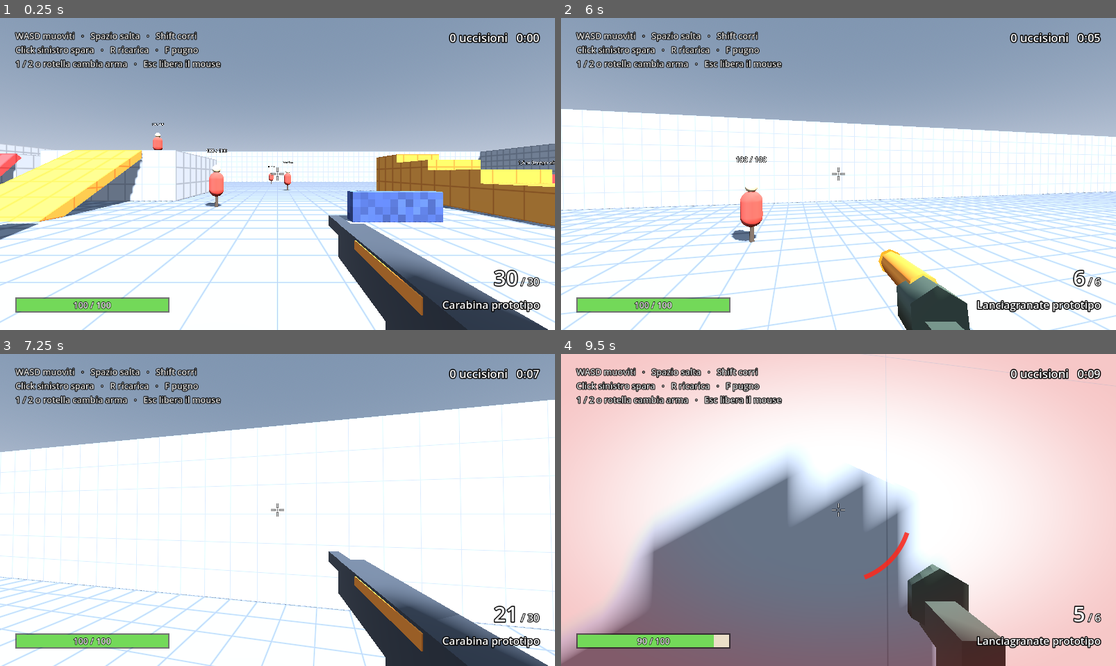
Above: before the commit, frames 1-4 (two rows, left to right).
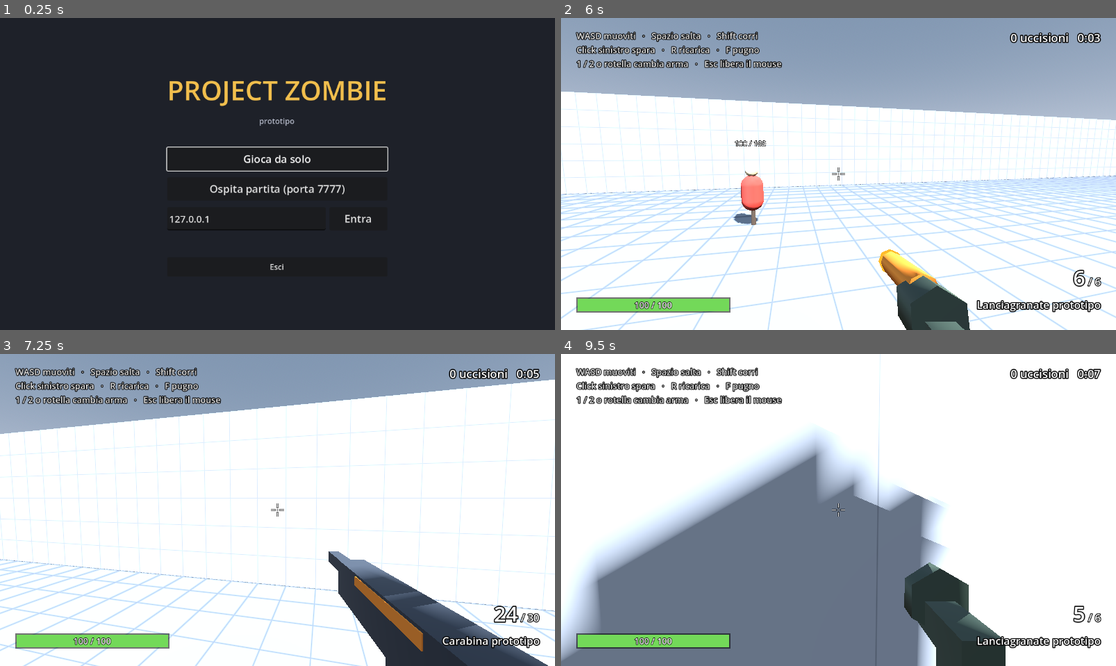
Above: after the commit, the same moments.

Repository: AntoSeguino2018/Project-Zombie
Game: Godot game, scene res://game/ui/main_menu.tscn
The game is run twice, just before and just after one commit, with the same random seed, the same clock (stepped at 60 frames per second) and the same inputs. Before the commit the project starts from res://game/levels/test_level.tscn.
Inputs (mouse positions are in pixels of both pictures, inside the frame that each line leads up to):
- Up to frame 1 (0.25 s): no input
- Up to frame 2 (6 s): click (838, 189) at 0.5 s, where only the run after the commit has a clickable "Ospita partita (porta 7777)"; click (921, 217) at 1.25 s, where only the run after the commit has a clickable "Entra"; click (838, 158) at 2 s, where only the run after the commit has a clickable "Gioca da solo"; tap Enter at 2.75 s; move the mouse to (866, 174) at 2.77 s; press the mouse at (866, 174) at 2.78 s; hold W (move_forward) from 2.78 s (still down); tap Space (jump) at 3.02, 3.77, 5.27 s; move the mouse to (810, 174) at 3.52 s; release the mouse at (810, 174) at 3.53 s; tap F (melee) at 3.6 s; move the mouse to (849, 167) at 4.27 s; hold Shift (sprint) 4.28-5.03 s; move the mouse to (832, 180) at 5.02 s; tap 1 (weapon_1) at 5.1 s; move the mouse to (877, 177) at 5.77 s; hold 2 (weapon_2) from 5.78 s (still down)
- Up to frame 3 (7.25 s): keep holding W (move_forward); tap Space (jump) at 6.02, 6.77 s; tap R (reload) at 6.4 s; move the mouse to (233, 506) at 6.52 s; release 2 (weapon_2) at 6.53 s; tap Mouse wheel down (weapon_next) at 6.6 s
- Up to frame 4 (9.5 s): move the mouse to (844, 510) at 7.27 s; hold Mouse wheel up (weapon_prev) 7.28-8.03 s; move the mouse to (816, 503) at 8.02 s; release W (move_forward) at 8.03 s; hold D (move_right) 8.03-8.78 s; click (816, 503) at 8.1 s; tap Space (jump) at 8.27, 9.02 s; move the mouse to (866, 510) at 8.77 s; hold W (move_forward) from 8.78 s (still down); tap F (melee) at 8.85 s

The runs differ from the first frame. In frame 1, 97% of the frame differs, in the area x 0-100%, y 0-100%; in frame 2, 22%; in frame 3, 14%; in frame 4, 48%.
Error after the commit: Cannot call method 'get_nodes_in_group' on a null value. (res://game/levels/level_navigation.gd:72)

Commit message:
Passo 2.1: menu, connessione e giocatori sincronizzati
- Menu principale: solo, ospita (porta 7777), entra via IP
- NetSession: avvio ENet host/client o offline, ritorno al menu con messaggio
- PlayerSpawner: un giocatore per partecipante (fino a 4), autorità sul proprio movimento
- Movimento remoto interpolato, colori per giocatore, visiera e nome
- Niente fuoco amico: colpi hitscan e proiettili attraversano i compagni
- In rete gli zombie sono spenti fino al passo 2.3

Co-Authored-By: Claude Opus 5.5 <noreply@anthropic.com>

Diff:
--- a/game/enemies/enemy_spawner.gd
+++ b/game/enemies/enemy_spawner.gd
@@ -19,7 +19,8 @@
 
 
 func _ready() -> void:
-	if not is_multiplayer_authority():
+	# In rete i nemici arriveranno con il passo 2.3 (simulati dall'host).
+	if not is_multiplayer_authority() or NetSession.is_online():
 		return
 	_timer.one_shot = true
 	_timer.timeout.connect(_on_timer)
--- a/game/levels/test_level.tscn
+++ b/game/levels/test_level.tscn
@@ -12,6 +12,7 @@
 [ext_resource type="PackedScene" path="res://game/enemies/runner.tscn" id="10_runner"]
 [ext_resource type="PackedScene" path="res://game/enemies/brute.tscn" id="11_brute"]
 [ext_resource type="Script" path="res://game/levels/destructible/destructible_blocks.gd" id="12_destructible"]
+[ext_resource type="Script" path="res://game/net/player_spawner.gd" id="13_player_spawner"]
 
 [sub_resource type="ProceduralSkyMaterial" id="ProceduralSkyMaterial_sky"]
 sky_horizon_color = Color(0.66, 0.7, 0.78, 1)
@@ -35,6 +36,11 @@
 
 [node name="TestLevel" type="Node3D"]
 
+[node name="PlayerSpawner" type="MultiplayerSpawner" parent="."]
+spawn_path = NodePath("../Players")
+script = ExtResource("13_player_spawner")
+player_scene = ExtResource("1_player")
+
 [node name="WorldEnvironment" type="WorldEnvironment" parent="."]
 environment = SubResource("Environment_main")
 
@@ -42,8 +48,7 @@
 transform = Transform3D(0.866025, -0.383022, 0.321394, 0, 0.642788, 0.766044, -0.5, -0.663414, 0.556670, 0, 10, 0)
 shadow_enabled = true
 
-[node name="Player" parent="." instance=ExtResource("1_player")]
-transform = Transform3D(1, 0, 0, 0, 1, 0, 0, 0, 1, 0, 0.1, 0)
+[node name="Players" type="Node3D" parent="."]
 
 [node name="Navigation" type="NavigationRegion3D" parent="."]
 navigation_mesh = SubResource("NavigationMesh_level")
--- /dev/null
+++ b/game/net/net_session.gd
@@ -0,0 +1,53 @@
+class_name NetSession
+extends RefCounted
+## Come avviare la prossima partita: da soli, come host o collegandosi a un
+## host. Il menu sceglie la modalità, il livello avvia la connessione all'avvio
+## (così il livello esiste già quando arrivano i giocatori dall'host).
+## Modello di rete: ognuno muove il proprio giocatore, l'host decide tutto il
+## resto (nemici, danni, distruzione, oggetti).
+
+enum Mode { OFFLINE, HOST, JOIN }
+
+const DEFAULT_PORT := 7777
+const MAX_PLAYERS := 4
+const MENU_SCENE := "res://game/ui/main_menu.tscn"
+
+static var mode := Mode.OFFLINE
+static var address := "127.0.0.1"
+static var port := DEFAULT_PORT
+## Messaggio da mostrare nel menu (es. il motivo di una disconnessione).
+static var message := ""
+
+
+## Avvia la sessione scelta sull'API multiplayer indicata.
+static func start(api: MultiplayerAPI) -> Error:
+	match mode:
+		Mode.HOST:
+			var peer := ENetMultiplayerPeer.new()
+			var error := peer.create_server(port, MAX_PLAYERS - 1)
+			if error != OK:
+				return error
+			api.multiplayer_peer = peer
+		Mode.JOIN:
+			var peer := ENetMultiplayerPeer.new()
+			var error := peer.create_client(address, port)
+			if error != OK:
+				return error
+			api.multiplayer_peer = peer
+		_:
+			api.multiplayer_peer = OfflineMultiplayerPeer.new()
+	return OK
+
+
+## Chiude la connessione e torna al menu, mostrando reason.
+static func leave(tree: SceneTree, reason := "") -> void:
+	message = reason
+	mode = Mode.OFFLINE
+	if tree.get_multiplayer().multiplayer_peer:
+		tree.get_multiplayer().multiplayer_peer.close()
+	tree.get_multiplayer().multiplayer_peer = OfflineMultiplayerPeer.new()
+	tree.change_scene_to_file.call_deferred(MENU_SCENE)
+
+
+static func is_online() -> bool:
+	return mode != Mode.OFFLINE
--- /dev/null
+++ b/game/net/player_spawner.gd
@@ -0,0 +1,84 @@
+class_name PlayerSpawner
+extends MultiplayerSpawner
+## Avvia la sessione di rete all'apertura del livello e fa comparire un
+## giocatore per ogni partecipante (da soli: uno solo).
+##
+## Solo l'host crea e toglie i giocatori; MultiplayerSpawner li replica sugli
+## altri, con lo stesso nome (l'id del partecipante, che ne è il proprietario)
+## e la stessa posizione di partenza. Va messo per primo nel livello: così la
+## connessione esiste già quando si preparano gli altri nodi.
+
+@export var player_scene: PackedScene
+## Punto di partenza del primo giocatore; gli altri accanto, a spacing metri.
+@export var spawn_origin := Vector3(0.0, 0.1, 0.0)
+@export var spawn_spacing := 1.5
+
+var _waiting: CanvasLayer
+
+
+func _ready() -> void:
+	spawn_function = _create_player
+	var error := NetSession.start(multiplayer)
+	if error != OK:
+		NetSession.leave(get_tree(), "Impossibile avviare la partita (errore %d)." % error)
+		return
+	if multiplayer.is_server():
+		multiplayer.peer_connected.connect(_add_player)
+		multiplayer.peer_disconnected.connect(_remove_player)
+		_add_player(multiplayer.get_unique_id())
+	else:
+		multiplayer.connection_failed.connect(_on_connection_failed)
+		multiplayer.server_disconnected.connect(_on_server_disconnected)
+		spawned.connect(_on_spawned)
+		_show_waiting("Connessione a %s:%d…" % [NetSession.address, NetSession.port])
+
+
+func _add_player(peer_id: int) -> void:
+	var players := get_node(spawn_path)
+	if players.has_node(str(peer_id)):
+		return
+	var number := players.get_child_count() + 1
+	var offset := Vector3((number - 1) * spawn_spacing, 0.0, 0.0)
+	spawn([peer_id, number, spawn_origin + offset])
+
+
+func _remove_player(peer_id: int) -> void:
+	var player := get_node(spawn_path).get_node_or_null(str(peer_id))
+	if player:
+		player.queue_free()
+
+
+## Crea il giocatore su tutti i partecipanti, con gli stessi dati.
+func _create_player(data: Array) -> Node:
+	var player: FpsController = player_scene.instantiate()
+	player.name = str(data[0])
+	player.player_number = data[1]
+	player.position = data[2]
+	return player
+
+
+func _on_spawned(node: Node) -> void:
+	if node.name == str(multiplayer.get_unique_id()) and _waiting:
+		_waiting.queue_free()
+		_waiting = null
+
+
+func _on_connection_failed() -> void:
+	NetSession.leave(get_tree(), "Impossibile collegarsi a %s:%d." % [NetSession.address, NetSession.port])
+
+
+func _on_server_disconnected() -> void:
+	NetSession.leave(get_tree(), "L'host ha chiuso la partita.")
+
+
+## Scritta al centro dello schermo mentre il client aspetta il suo giocatore.
+func _show_waiting(text: String) -> void:
+	_waiting = CanvasLayer.new()
+	var label := Label.new()
+	label.text = text
+	label.set_anchors_preset(Control.PRESET_FULL_RECT)
+	label.horizontal_alignment = HORIZONTAL_ALIGNMENT_CENTER
+	label.vertical_alignment = VERTICAL_ALIGNMENT_CENTER
+	label.add_theme_font_size_override("font_size", 32)
+	_waiting.add_child(label)
+	add_child(_waiting)
--- a/game/player/fps_controller.gd
+++ b/game/player/fps_controller.gd
@@ -2,8 +2,10 @@
 extends CharacterBody3D
 ## Controller in prima persona: movimento, salto, sprint e visuale col mouse.
 ##
-## Predisposto per la rete: input e camera sono attivi solo sul giocatore che ha
-## l'autorità su questo nodo (in single player è sempre quello locale).
+## In rete il nodo si chiama come l'id del partecipante che lo controlla: lui
+## ne ha l'autorità (input, camera, movimento) e invia il suo stato con
+## MultiplayerSynchronizer; sugli altri il giocatore insegue quello stato in
+## modo morbido. Da soli il giocatore è sempre quello locale.
 ## La camera è top_level e segue la testa interpolata, così il movimento resta
 ## fluido anche su monitor a più di 60 Hz, mentre la rotazione del mouse è immediata.
 
@@ -25,6 +27,13 @@
 ## Quanto si può guardare in alto o in basso, in gradi.
 @export_range(10.0, 89.0) var max_pitch_degrees := 89.0
 
+@export_group("Rete")
+## Rapidità con cui un giocatore remoto raggiunge l'ultima posizione ricevuta.
+@export var remote_smoothing := 18.0
+## Colori dei giocatori, nell'ordine di arrivo nella partita.
+@export var player_colors: Array[Color] = [Color(0.95, 0.55, 0.2), Color(0.3, 0.7, 0.95),
+		Color(0.55, 0.85, 0.35), Color(0.9, 0.4, 0.75)]
+
 @export_group("Vita")
 ## Secondi da morto prima di rinascere al punto di partenza.
 @export var respawn_time := 3.0
@@ -32,6 +41,13 @@
 @export var kill_height := -30.0
 ## Di quanto scende la visuale da morti, in metri.
 @export var death_camera_drop := 1.2
+
+## Numero del giocatore nella partita (1-4): decide colore e nome.
+var player_number := 1
+## Stato condiviso in rete: lo scrive chi controlla il giocatore, gli altri lo inseguono.
+var sync_position := Vector3.ZERO
+var sync_yaw := 0.0
+var sync_pitch := 0.0
 
 var _yaw := 0.0
 var _pitch := 0.0
@@ -52,6 +68,8 @@
 @onready var _head: Marker3D = $Head
 @onready var _camera: Camera3D = $Camera3D
 @onready var _body_mesh: MeshInstance3D = $BodyMesh
+@onready var _visor: MeshInstance3D = $Visor
+@onready var _name_tag: Label3D = $NameTag
 @onready var _weapon: Weapon = $Camera3D/Weapon
 @onready var _melee: MeleeAttack = $Camera3D/Melee
 @onready var _health: HealthComponent = $Health
@@ -59,11 +77,21 @@
 @onready var _gravity: float = ProjectSettings.get_setting("physics/3d/default_gravity")
 
 
+func _enter_tree() -> void:
+	# In rete il nome è l'id del partecipante che controlla questo giocatore.
+	if name.is_valid_int():
+		set_multiplayer_authority(name.to_int())
+
+
 func _ready() -> void:
 	# I nemici cercano i bersagli in questo gruppo.
 	add_to_group("players")
 	_yaw = rotation.y
 	_spawn_transform = global_transform
+	sync_position = global_position
+	sync_yaw = _yaw
+	_apply_player_color()
+	_name_tag.text = "Giocatore %d" % player_number
 	if not is_multiplayer_authority():
 		_weapon.visible = false
 		_hud.visible = false
@@ -72,6 +100,8 @@
 		return
 	# Il proprio corpo non si vede, ma continua a proiettare l'ombra.
 	_body_mesh.cast_shadow = GeometryInstance3D.SHADOW_CASTING_SETTING_SHADOWS_ONLY
+	_visor.cast_shadow = GeometryInstance3D.SHADOW_CASTING_SETTING_SHADOWS_ONLY
+	_name_tag.visible = false
 	_weapon.dealt_damage.connect(func(_target, _amount, killed): _hud.crosshair.show_hit(killed))
 	_melee.dealt_damage.connect(func(_target, _amount, killed): _hud.crosshair.show_hit(killed))
 	_hud.bind_weapon(_weapon)
@@ -115,9 +145,11 @@
 
 func _physics_process(delta: float) -> void:
 	if not is_multiplayer_authority():
+		_follow_remote_state(delta)
 		return
 	if not _health.is_alive():
 		_physics_process_dead(delta)
+		_publish_state()
 		return
 	rotation.y = _yaw
 	_alive_time += delta
@@ -144,6 +176,35 @@
 	_handle_melee()
 	if global_position.y < kill_height:
 		_health.take_damage(_health.current)
+	_publish_state()
+
+
+## Scrive lo stato che MultiplayerSynchronizer invia agli altri partecipanti.
+func _publish_state() -> void:
+	sync_position = global_position
+	sync_yaw = _yaw
+	sync_pitch = _pitch
+
+
+## Sugli altri partecipanti il giocatore insegue morbidamente l'ultimo stato
+## ricevuto: niente scatti anche se i pacchetti arrivano a ritmo irregolare.
+func _follow_remote_state(delta: float) -> void:
+	var weight := 1.0 - exp(-remote_smoothing * delta)
+	# Un salto grande (rinascita, teletrasporto) si applica subito.
+	if global_position.distance_to(sync_position) > 4.0:
+		global_position = sync_position
+		reset_physics_interpolation()
+	else:
+		global_position = global_position.lerp(sync_position, weight)
+	rotation.y = lerp_angle(rotation.y, sync_yaw, weight)
+
+
+func _apply_player_color() -> void:
+	var player_color := player_colors[(player_number - 1) % player_colors.size()]
+	var material := StandardMaterial3D.new()
+	material.albedo_color = player_color
+	_body_mesh.material_override = material
+	_name_tag.modulate = player_color.lightened(0.3)
 
 
 ## Da morti si resta fermi (cadendo, se si è in aria) fino alla rinascita.
--- a/game/player/player.tscn
+++ b/game/player/player.tscn
@@ -28,6 +28,25 @@
 [sub_resource type="StandardMaterial3D" id="StandardMaterial3D_body"]
 albedo_color = Color(0.95, 0.55, 0.2, 1)
 
+[sub_resource type="StandardMaterial3D" id="StandardMaterial3D_visor"]
+shading_mode = 0
+albedo_color = Color(0.15, 0.9, 1, 1)
+
+[sub_resource type="BoxMesh" id="BoxMesh_visor"]
+material = SubResource("StandardMaterial3D_visor")
+size = Vector3(0.5, 0.12, 0.1)
+
+[sub_resource type="SceneReplicationConfig" id="SceneReplicationConfig_net"]
+properties/0/path = NodePath(".:sync_position")
+properties/0/spawn = false
+properties/0/replication_mode = 1
+properties/1/path = NodePath(".:sync_yaw")
+properties/1/spawn = false
+properties/1/replication_mode = 1
+properties/2/path = NodePath(".:sync_pitch")
+properties/2/spawn = false
+properties/2/replication_mode = 1
+
 [sub_resource type="StandardMaterial3D" id="StandardMaterial3D_skin"]
 albedo_color = Color(0.93, 0.74, 0.6, 1)
 
@@ -57,6 +76,20 @@
 transform = Transform3D(1, 0, 0, 0, 1, 0, 0, 0, 1, 0, 0.9, 0)
 mesh = SubResource("CapsuleMesh_body")
 surface_material_override/0 = SubResource("StandardMaterial3D_body")
+
+[node name="Visor" type="MeshInstance3D" parent="."]
+transform = Transform3D(1, 0, 0, 0, 1, 0, 0, 0, 1, 0, 1.55, -0.36)
+mesh = SubResource("BoxMesh_visor")
+
+[node name="NameTag" type="Label3D" parent="."]
+transform = Transform3D(1, 0, 0, 0, 1, 0, 0, 0, 1, 0, 2.2, 0)
+billboard = 1
+text = "Giocatore"
+font_size = 40
+outline_size = 10
+
+[node name="NetSync" type="MultiplayerSynchronizer" parent="."]
+replication_config = SubResource("SceneReplicationConfig_net")
 
 [node name="Health" type="Node" parent="."]
 script = ExtResource("8_health")
--- /dev/null
+++ b/game/ui/main_menu.gd
@@ -0,0 +1,31 @@
+extends Control
+## Menu iniziale: giocare da soli, ospitare una partita o entrare in quella di
+## un amico con il suo indirizzo IP.
+
+const LEVEL_SCENE := "res://game/levels/test_level.tscn"
+
+@onready var _address: LineEdit = %Address
+@onready var _status: Label = %Status
+
+
+func _ready() -> void:
+	Input.mouse_mode = Input.MOUSE_MODE_VISIBLE
+	_address.text = NetSession.address
+	_status.text = NetSession.message
+	NetSession.message = ""
+	%Solo.pressed.connect(_start.bind(NetSession.Mode.OFFLINE))
+	%Host.pressed.connect(_start.bind(NetSession.Mode.HOST))
+	%Join.pressed.connect(_start.bind(NetSession.Mode.JOIN))
+	%Quit.pressed.connect(get_tree().quit)
+	%Host.text = "Ospita partita (porta %d)" % NetSession.DEFAULT_PORT
+	%Solo.grab_focus()
+
+
+func _start(mode: NetSession.Mode) -> void:
+	if mode == NetSession.Mode.JOIN and _address.text.strip_edges().is_empty():
+		_status.text = "Scrivi l'indirizzo IP dell'host."
+		return
+	NetSession.mode = mode
+	NetSession.address = _address.text.strip_edges()
+	NetSession.port = NetSession.DEFAULT_PORT
+	get_tree().change_scene_to_file(LEVEL_SCENE)
--- /dev/null
+++ b/game/ui/main_menu.tscn
@@ -0,0 +1,98 @@
+[gd_scene format=3]
+
+[ext_resource type="Script" path="res://game/ui/main_menu.gd" id="1_menu"]
+
+[node name="MainMenu" type="Control"]
+layout_mode = 3
+anchors_preset = 15
+anchor_right = 1.0
+anchor_bottom = 1.0
+grow_horizontal = 2
+grow_vertical = 2
+script = ExtResource("1_menu")
+
+[node name="Background" type="ColorRect" parent="."]
+layout_mode = 1
+anchors_preset = 15
+anchor_right = 1.0
+anchor_bottom = 1.0
+grow_horizontal = 2
+grow_vertical = 2
+color = Color(0.12, 0.13, 0.16, 1)
+
+[node name="Center" type="CenterContainer" parent="."]
+layout_mode = 1
+anchors_preset = 15
+anchor_right = 1.0
+anchor_bottom = 1.0
+grow_horizontal = 2
+grow_vertical = 2
+
+[node name="Column" type="VBoxContainer" parent="Center"]
+custom_minimum_size = Vector2(420, 0)
+layout_mode = 2
+theme_override_constants/separation = 14
+
+[node name="Title" type="Label" parent="Center/Column"]
+layout_mode = 2
+theme_override_colors/font_color = Color(0.95, 0.75, 0.3, 1)
+theme_override_font_sizes/font_size = 56
+text = "PROJECT ZOMBIE"
+horizontal_alignment = 1
+
+[node name="Subtitle" type="Label" parent="Center/Column"]
+layout_mode = 2
+theme_override_colors/font_color = Color(0.7, 0.72, 0.78, 1)
+text = "prototipo"
+horizontal_alignment = 1
+
+[node name="Spacer" type="Control" parent="Center/Column"]
+custom_minimum_size = Vector2(0, 16)
+layout_mode = 2
+
+[node name="Solo" type="Button" parent="Center/Column"]
+unique_name_in_owner = true
+custom_minimum_size = Vector2(0, 48)
+layout_mode = 2
+theme_override_font_sizes/font_size = 22
+text = "Gioca da solo"
+
+[node name="Host" type="Button" parent="Center/Column"]
+unique_name_in_owner = true
+custom_minimum_size = Vector2(0, 48)
+layout_mode = 2
+theme_override_font_sizes/font_size = 22
+text = "Ospita partita"
+
+[node name="JoinRow" type="HBoxContainer" parent="Center/Column"]
+layout_mode = 2
+theme_override_constants/separation = 8
+
+[node name="Address" type="LineEdit" parent="Center/Column/JoinRow"]
+unique_name_in_owner = true
+custom_minimum_size = Vector2(0, 48)
+layout_mode = 2
+size_flags_horizontal = 3
+theme_override_font_sizes/font_size = 20
+placeholder_text = "IP dell'host"
+
+[node name="Join" type="Button" parent="Center/Column/JoinRow"]
+unique_name_in_owner = true
+custom_minimum_size = Vector2(120, 48)
+layout_mode = 2
+theme_override_font_sizes/font_size = 22
+text = "Entra"
+
+[node name="Status" type="Label" parent="Center/Column"]
+unique_name_in_owner = true
+custom_minimum_size = Vector2(0, 28)
+layout_mode = 2
+theme_override_colors/font_color = Color(1, 0.55, 0.45, 1)
+horizontal_alignment = 1
+autowrap_mode = 3
+
+[node name="Quit" type="Button" parent="Center/Column"]
+unique_name_in_owner = true
+custom_minimum_size = Vector2(0, 40)
+layout_mode = 2
+text = "Esci"
--- a/game/weapons/weapon.gd
+++ b/game/weapons/weapon.gd
@@ -16,8 +16,9 @@
 ## È stata presa in mano un'altra arma.
 signal equipped(data: WeaponData)
 
-## Mondo e nemici: i proiettili non colpiscono i compagni.
-const PROJECTILE_MASK := 1 | 4
+## Mondo e nemici: colpi e proiettili attraversano i compagni (niente fuoco
+## amico) e i detriti.
+const TARGET_MASK := 1 | 4
 
 ## Armi portate; si parte con la prima.
 @export var loadout: Array[WeaponData] = []:
@@ -166,7 +167,7 @@
 
 func _fire_hitscan(origin: Vector3, direction: Vector3, exclude: Array[RID]) -> void:
 	var end := origin + direction * data.max_range
-	var result := _raycast(origin, end, exclude, 0xFFFFFFFF)
+	var result := _raycast(origin, end, exclude, TARGET_MASK)
 	if result:
 		end = result.position
 		_spawn_impact(result.position, result.normal)
@@ -178,12 +179,12 @@
 func _fire_projectile(origin: Vector3, direction: Vector3, exclude: Array[RID]) -> void:
 	# Il proiettile parte dalla canna ma va verso il punto sotto il mirino.
 	var target := origin + direction * data.max_range
-	var aim := _raycast(origin, target, exclude, PROJECTILE_MASK)
+	var aim := _raycast(origin, target, exclude, TARGET_MASK)
 	if aim:
 		target = aim.position
 	var start := muzzle.global_position if muzzle else origin
 	# Se la canna è dentro un muro, parte dalla testa: niente colpi attraverso i muri.
-	if _raycast(origin, start, exclude, PROJECTILE_MASK):
+	if _raycast(origin, start, exclude, TARGET_MASK):
 		start = origin
 	var launch_direction := direction
 	if start.distance_to(target) > 1.0:
@@ -192,7 +193,7 @@
 	var projectile: Projectile = data.projectile_scene.instantiate()
 	get_tree().current_scene.add_child(projectile)
 	projectile.dealt_damage.connect(_on_projectile_dealt_damage)
-	projectile.launch(start, launch_direction, data, owner, exclude, PROJECTILE_MASK)
+	projectile.launch(start, launch_direction, data, owner, exclude, TARGET_MASK)
 
 
 func _apply_spread(direction: Vector3) -> Vector3:
--- a/project.godot
+++ b/project.godot
@@ -11,7 +11,7 @@
 [application]
 
 config/name="Project Zombie"
-run/main_scene="res://game/levels/test_level.tscn"
+run/main_scene="res://game/ui/main_menu.tscn"
 config/features=PackedStringArray("4.7", "Forward Plus")
 
 [input]
@@ -56,11 +56,6 @@
 "events": [Object(InputEventKey,"resource_local_to_scene":false,"resource_name":"","device":-1,"window_id":0,"alt_press …(192 unchanged characters)…
 ]
 }
-reload={
-"deadzone": 0.2,
-"events": [Object(InputEventKey,"resource_local_to_scene":false,"resource_name":"","device":-1,"window_id":0,"alt_pressed":false,"shift_pressed":false,"ctrl_pressed":false,"meta_pressed":false,"pressed":false,"keycode":0,"physical_keycode":82,"key_label":0,"unicode":114,"location":0,"echo":false,"script":null)
-]
-}
 weapon_1={
 "deadzone": 0.2,
 "events": [Object(InputEventKey,"resource_local_to_scene":false,"resource_name":"","device":-1,"window_id":0,"alt_press …(191 unchanged characters)…
@@ -81,6 +76,11 @@
 "events": [Object(InputEventMouseButton,"resource_local_to_scene":false,"resource_name":"","device":-1,"window_id":0,"a …(252 unchanged characters)…
 ]
 }
+reload={
+"deadzone": 0.2,
+"events": [Object(InputEventKey,"resource_local_to_scene":false,"resource_name":"","device":-1,"window_id":0,"alt_pressed":false,"shift_pressed":false,"ctrl_pressed":false,"meta_pressed":false,"pressed":false,"keycode":0,"physical_keycode":82,"key_label":0,"unicode":114,"location":0,"echo":false,"script":null)
+]
+}
 
 [layer_names]
 
Not shown, added: game/net/net_session.gd.uid
Not shown, added: game/net/player_spawner.gd.uid
Not shown, added: game/ui/main_menu.gd.uid
Not shown, changed: ROADMAP.md
